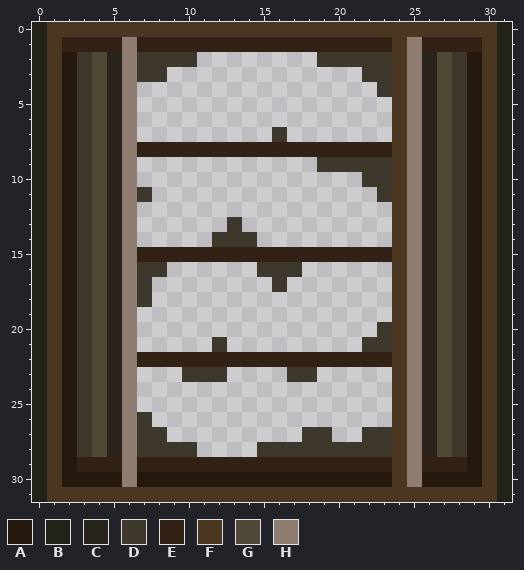
One commit to this pixel-art sprite: Resources/Textures/Nuclear14/Structures/Windows/window_ruins.rsi/ruinswindowbrokenvertical.png. Above: the version before the commit.
The file is 32x32 pixels. Colours within 5 levels of each other are drawn and written as one.
Palette (. is transparent): A #24180f  B #222219  C #29251e  D #3e372c  E #322215  F #4b3622  G #504837  H #8f7c70
Pixels before, first column x 0:
 0 BFFFFFFFFFFFFFFFFFFFFFFFFFFFFFFB
 1 BFEEEEHEEEEEEEEEEEEEEEEEFHEEEEFB
 2 BFADGCHDDDD........DDDDDFHCGDAFB
 3 BFADGCHDD.............DDFHCGDAFB
 4 BFADGCH................DFHCGDAFB
 5 BFADGCH.................FHCGDAFB
 6 BFADGCH.................FHCGDAFB
 7 BFADGCH.........D.......FHCGDAFB
 8 BFADGCHEEEEEEEEEEEEEEEEEFHCGDAFB
 9 BFADGCH............DDDDDFHCGDAFB
10 BFADGCH...............DDFHCGDAFB
11 BFADGCHD...............DFHCGDAFB
12 BFADGCH.................FHCGDAFB
13 BFADGCH......D..........FHCGDAFB
14 BFADGCH.....DDD.........FHCGDAFB
15 BFADGCHEEEEEEEEEEEEEEEEEFHCGDAFB
16 BFADGCHDD......DDD......FHCGDAFB
17 BFADGCHD........D.......FHCGDAFB
18 BFADGCHD................FHCGDAFB
19 BFADGCH.................FHCGDAFB
20 BFADGCH................DFHCGDAFB
21 BFADGCH.....D.........DDFHCGDAFB
22 BFADGCHEEEEEEEEEEEEEEEEEFHCGDAFB
23 BFADGCH...DDD....DD.....FHCGDAFB
24 BFADGCH.................FHCGDAFB
25 BFADGCH.................FHCGDAFB
26 BFADGCHD................FHCGDAFB
27 BFADGCHDD.........DD..DDFHCGDAFB
28 BFADGCHDDDD....DDDDDDDDDFHCGDAFB
29 BFAEEEHEEEEEEEEEEEEEEEEEFHEEEAFB
30 BFAAAAHAAAAAAAAAAAAAAAAAFHAAAAFB
31 BFFFFFFFFFFFFFFFFFFFFFFFFFFFFFFB
After the commit:
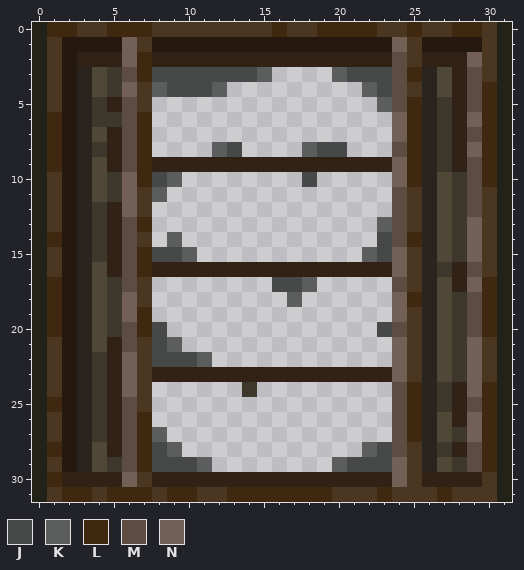
Colours new in this view: J #474848  K #5c5e5e  L #40270f  M #5d4c42  N #726056
Difference:
Changed rows in their new state; - is an unchanged pixel.
first column x 1:
 0 LL--LLL--------L--LLLL--L--LL-
 1 -AAAANFAAAAAAAAAAAAAAAANFAAAA-
 2 --EEENLEEEEEEEEEEEEEEEEMFEEEN-
 3 --C-DMLJJJJJJJK----KJJJML--EM-
 4 --C-DNFKJJJK---------KJMF--EML
 5 --CDEMF---------------KML-DEML
 6 L-CDDML----------------NL-DENL
 7 L-C-EML--------.-------NL-DEML
 8 L-CDEML....KJ....KJJ...ML-DENL
 9 L-C-EMLEEEEEEEEEEEEEEEENL-DEML
10 --C-DNLJK--------J---..NL---ML
11 --C-DNFK--------------.MF---M-
12 --CDENF----------------MF---M-
13 --CDEML-----.---------KMF---N-
14 L-CDEMF-K--...--------JML---N-
15 --CDEMLJJK...........KJNF---N-
16 --C-EMLEEEEEEEEEEEEEEEENF-DEM-
17 L-C-DMF--------JJK-----MF--ENL
18 L-C-DNF---------K------NL---ML
19 L-C-DNL----------------NF---ML
20 L-C-DMLJ--------------JMF---ML
21 --C-EMFJK--.---------..NF---N-
22 --CDENFJJJK............NF---N-
23 --CDENFEEEEEEEEEEEEEEEENF---N-
24 --CDENF------D---------ML-DENL
25 L-CDEMF----------------ML-DEML
26 --CDEML----------------ML--ENL
27 --CDEMLK---------..--..ML---NL
28 L-C-EMLJK.----.......KJMF-DEML
29 --CGDMLJJJK........KJJJNFCGDML
30 LEEEENFEEEEEEEEEEEEEEEENFEEEE-
31 -LL-LLL-LL--LLLLLLL---L---L---
Where, in picture pixels (left, top, right, bottom), the same in both pictures:
changed: (47, 22, 497, 502)
